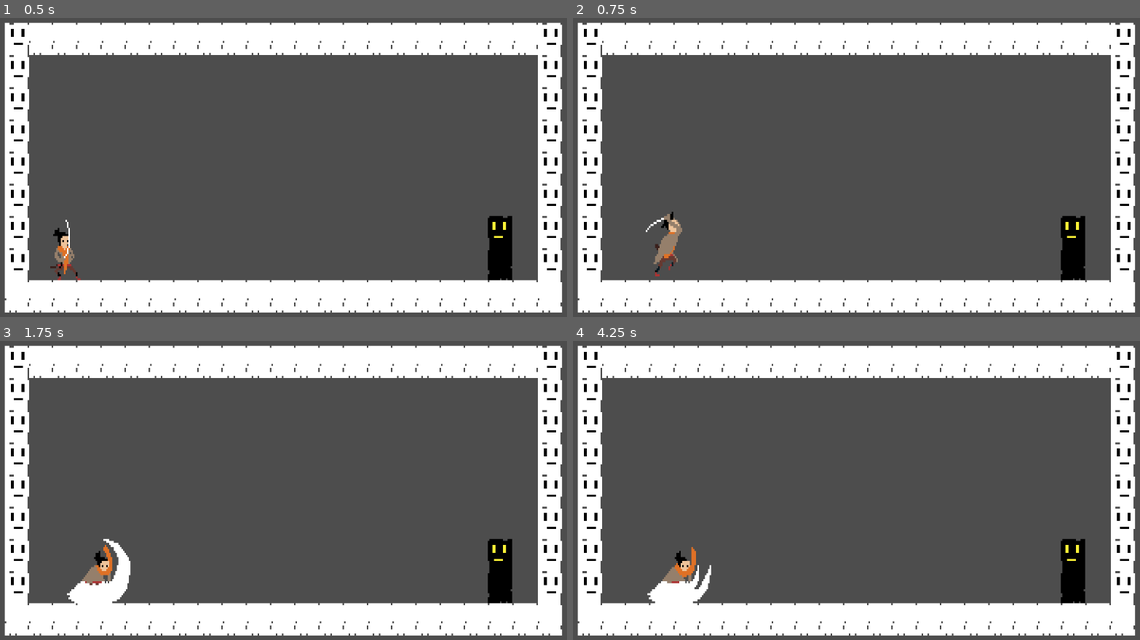
Above: before the commit, frames 1-4 (two rows, left to right).
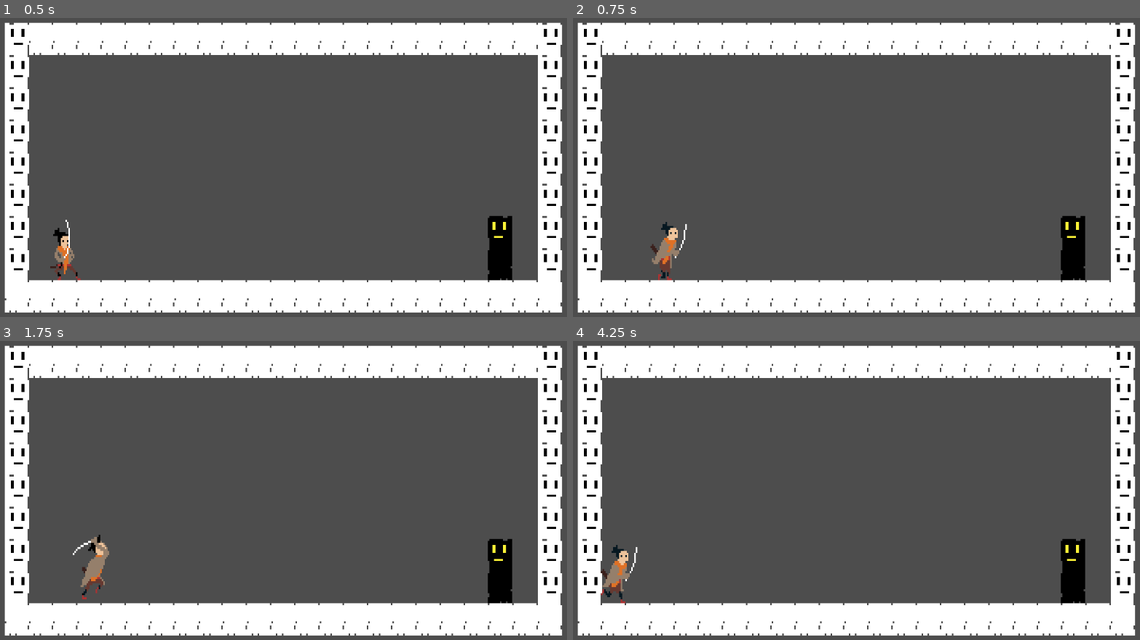
Above: after the commit, the same moments.

Repository: ZiyadAziz/Risky-Slice
Game: Godot game, scene res://scenes/game.tscn
Two runs of this game, one before a commit and one after it. Both use one fixed random seed, a clock stepped at 60 frames per second and the inputs below.
Inputs (mouse positions are in pixels of both pictures, inside the frame that each line leads up to):
- Up to frame 1 (0.5 s): no input
- Up to frame 2 (0.75 s): tap Enter at 0.5 s; move the mouse to (986, 158) at 0.52 s; hold D (move_forward_singleplayer) from 0.53 s (still down); click (986, 158) at 0.6 s
- Up to frame 3 (1.75 s): tap Space (feint_singleplayer) at 0.8, 1.25, 1.35 s; move the mouse to (170, 514) at 1.27 s; release D (move_forward_singleplayer) at 1.28 s; hold A (block_and_move_backwards_singleplayer) from 1.28 s (still down); right-click (170, 514) at 1.55 s
- Up to frame 4 (4.25 s): move the mouse to (918, 424) at 2.02 s; release A (block_and_move_backwards_singleplayer) at 2.03 s; hold D (move_forward_singleplayer) 2.03-3.53 s; right-click (918, 424) at 2.1 s; click (918, 424) at 2.3 s; move the mouse to (828, 562) at 2.77 s; click (828, 562) at 2.85 s; tap Space (feint_singleplayer) at 3.05, 3.6 s; move the mouse to (1032, 544) at 3.52 s; hold A (block_and_move_backwards_singleplayer) from 3.53 s (still down); right-click (1032, 544) at 3.8 s

Frame 1 is identical in both runs. In frame 2, 0.6% of the frame differs, in the area x 12-21%, y 64-88%; in frame 3, 1.4%; in frame 4, 1.6%, in the area x 4-25%, y 68-89%.

Commit message:
added feint and parry

Diff:
--- a/scenes/temp_player.tscn
+++ b/scenes/temp_player.tscn
@@ -31,6 +31,10 @@
 atlas = ExtResource("2_a17a3")
 region = Rect2(288, 0, 48, 48)
 
+[sub_resource type="AtlasTexture" id="AtlasTexture_i0cpa"]
+atlas = ExtResource("3_h0i82")
+region = Rect2(160, 0, 32, 32)
+
 [sub_resource type="AtlasTexture" id="AtlasTexture_800pv"]
 atlas = ExtResource("2_a17a3")
 region = Rect2(0, 0, 48, 48)
@@ -39,14 +43,6 @@
 atlas = ExtResource("3_3fv0j")
 region = Rect2(32, 0, 32, 32)
 
-[sub_resource type="AtlasTexture" id="AtlasTexture_cgvig"]
-atlas = ExtResource("2_smlvt")
-region = Rect2(0, 0, 32, 32)
-
-[sub_resource type="AtlasTexture" id="AtlasTexture_i0cpa"]
-atlas = ExtResource("3_h0i82")
-region = Rect2(160, 0, 32, 32)
-
 [sub_resource type="AtlasTexture" id="AtlasTexture_flhoj"]
 atlas = ExtResource("2_a17a3")
 region = Rect2(0, 0, 48, 48)
@@ -137,6 +133,9 @@
 "speed": 5.0
 }, {
 "frames": [{
+"duration": 1.0,
+"texture": SubResource("AtlasTexture_i0cpa")
+}, {
 "duration": 5.0,
 "texture": SubResource("AtlasTexture_800pv")
 }],
@@ -154,9 +153,6 @@
 }, {
 "frames": [{
 "duration": 1.0,
-"texture": SubResource("AtlasTexture_cgvig")
-}, {
-"duration": 1.0,
 "texture": SubResource("AtlasTexture_i0cpa")
 }, {
 "duration": 2.0,
@@ -249,7 +245,7 @@
 
 [node name="AnimatedSprite2D" type="AnimatedSprite2D" parent="."]
 sprite_frames = SubResource("SpriteFrames_h0i82")
-animation = &"Attack Windup"
+animation = &"Attack"
 
 [node name="CollisionShape2D" type="CollisionShape2D" parent="."]
 position = Vector2(0, 5.5)
--- a/scripts/temp_player.gd
+++ b/scripts/temp_player.gd
@@ -15,7 +15,7 @@
 var last_tap_time_right := -1.0
 
 #Attacking Code (will probs have to do something similar with parrying and feint)
-var isAttacking := false #Not sure if I want them to be able to attack while moving, (I dont want the to attack while dodging)
+var isAttacking := false
 var isFeinting := false
 var isParrying := false
 var isBlocking := false
@@ -25,27 +25,26 @@
 
 func _physics_process(delta: float) -> void:
 	# Attack
-	if Input.is_action_just_pressed("attack_singleplayer") && isAttacking == false: #The &&isAttacking makes you have to wait for the attack to finish before being able to attack again
+	if Input.is_action_just_pressed("attack_singleplayer") && !(isAttacking || isParrying || isFeinting): #The &&isAttacking makes you have to wait for the attack to finish before being able to attack again
 		animated_sprite_2d.play("Attack Windup") #Still need a windup area2d
 		isAttacking = true
 
 
 	#this should have a similar hitbox system as the attack,
 	#but instead of looking for a player hitbox it would look for the attack hitbox, so im gonna have to do funny layer stuff i think
-	if Input.is_action_just_pressed("parry_singleplayer"):
+	if Input.is_action_just_pressed("parry_singleplayer") && !(isAttacking || isParrying || isFeinting): #Parry hitbox should actually likely be the same as the hurtbox while also being a bit larger
+		animated_sprite_2d.play("Parry")
+		isParrying = true
 		$ParryArea/CollisionShape2D.disabled = false
-		await get_tree().create_timer(1).timeout
-		$ParryArea/CollisionShape2D.disabled = true
-		print("parry")
 
 	#This shouldnt have any hitbox, it should just play a feint animation to bait the enemy
-	if Input.is_action_just_pressed("feint_singleplayer"):
-		print("feint")
-
+	if Input.is_action_just_pressed("feint_singleplayer") && !(isAttacking || isParrying || isFeinting):
+		animated_sprite_2d.play("Feint")
+		isFeinting = true
 
 
 	# Handle dodge logic
-	if is_dodging:
+	if is_dodging && !(isAttacking || isParrying || isFeinting):
 		animated_sprite_2d.play("Dodge")
 		dodge_timer -= delta
 		velocity.x = dodge_direction * DODGE_SPEED
@@ -59,31 +58,30 @@
 
 		# Detect double-tap for dodge
 		var current_time := Time.get_ticks_msec() / 1000.0
-
 		#moving right
 		if Input.is_action_just_pressed("move_forward_singleplayer"):
 			if current_time - last_tap_time_right < DOUBLE_TAP_TIME:
 				start_dodge(1)
 			last_tap_time_right = current_time
-
 		#moving left
 		elif Input.is_action_just_pressed("block_and_move_backwards_singleplayer"):
 			if current_time - last_tap_time_left < DOUBLE_TAP_TIME:
 				start_dodge(-1)
 			last_tap_time_left = current_time
 
-		if direction == 0 && isAttacking == false:
+		#Play movement animations
+		if direction == 0 && !(isAttacking || isParrying || isFeinting):
 			animated_sprite_2d.play("Idle")
-		elif direction > 0 && isAttacking == false:
+		elif direction > 0 && !(isAttacking || isParrying || isFeinting):
 			animated_sprite_2d.play("Walk Forwards")
-		elif direction < 0 && isAttacking == false:
+		elif direction < 0 && !(isAttacking || isParrying || isFeinting):
 			animated_sprite_2d.play("Walk Backwards")
 
 
 		# Normal movement if not dodging
-		if direction > 0 && isAttacking == false:
+		if direction > 0 && !(isAttacking || isParrying || isFeinting):
 			velocity.x = direction * SPEED
-		elif direction < 0 && isAttacking == false: #move backwards, currently moving backwards makes you move slower
+		elif direction < 0 && !(isAttacking || isParrying || isFeinting): #move backwards, currently moving backwards makes you move slower
 			velocity.x = (direction * SPEED) / 2
 		else:
 			velocity.x = move_toward(velocity.x, 0, SPEED)
@@ -105,3 +103,8 @@
 	elif animated_sprite_2d.animation == "Attack":
 		$AttackArea/CollisionShape2D.disabled = true
 		isAttacking = false
+	elif animated_sprite_2d.animation == "Parry":
+		$ParryArea/CollisionShape2D.disabled = true
+		isParrying = false
+	elif animated_sprite_2d.animation == "Feint":
+		isFeinting = false
Not shown: 1 places in scenes/temp_player.tscn that only renumber resources
